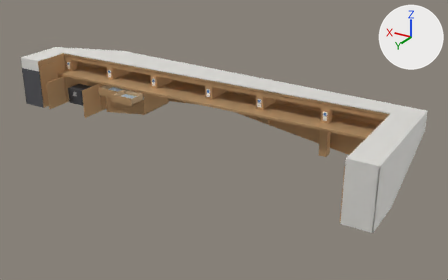
The glTF model reception-desk/model.glb, before and after one commit.
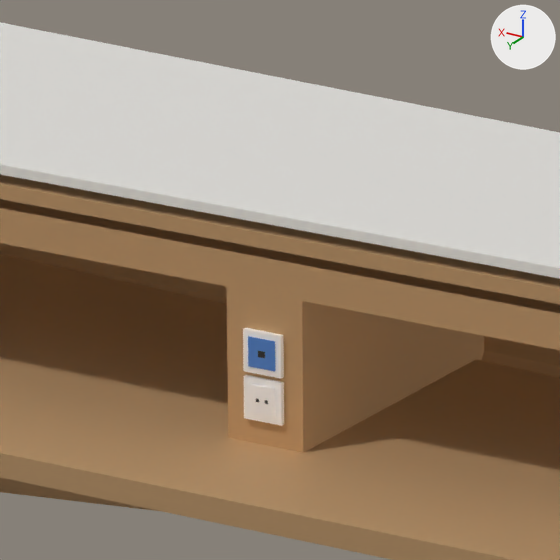
The first picture shows the older version from a 50 mm camera at (1.43, 15.41, 5.45) aimed at (7.86, 4.69, 0.09). The close-ups show the older and then the newer version on the part from 41% to 52% of the width and 22% to 39% of the height of that picture. Only the edits that show in the close-ups are written down. Arrows for +X, +Y and +Z are at upper right; the lights stay in place.

Objects in the first close-up: 'Interior_Lining', 'Second_Top_Desk', 'Socket_Data_Bay3_Frame', 'Socket_Data_Bay3_Insert', 'Socket_Data_Bay3_RJ45', 'Socket_Power_Bay3_Frame', 'Socket_Power_Bay3_Insert', 'Stone_Top_0', 'Wood_Cover_WhiteStone_back', 'Wood_Fascia', 'Wood_Fin_C3'.
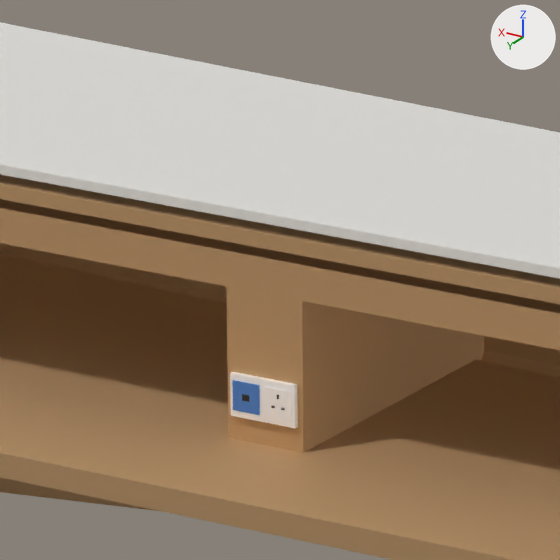
Location of each change, [x1, y1, x2, y2] in pixels of the close-ups (560 x 560 px):
'Socket_Bay3_Frame', added: after [230, 372, 298, 428]
'Socket_Data_Bay3_Frame', deleted: before [243, 328, 284, 379]
'Socket_Power_Bay3_Frame', deleted: before [243, 375, 284, 426]
'Socket_Bay3_Power_Insert', added: after [265, 386, 292, 422]
'Socket_Power_Bay3_Insert', deleted: before [249, 384, 276, 419]
'Socket_Data_Bay3_Insert', deleted (blue): before [248, 336, 275, 372]
'Socket_Bay3_Data_Insert', added (blue): after [232, 380, 260, 415]
'Socket_Bay3_Data_RJ45', added: after [242, 394, 249, 402]
'Socket_Data_Bay3_RJ45', deleted: before [258, 351, 265, 358]

The edits, one by one:
Mesh me_socket_bay3_data_rj45 is new.
It is a box spanning x 8.5925..8.6085, y 4.2035..4.2045, z 0.841..0.854.
It uses material mat_sockethole (dark grey #4f4f4f).
Mesh me_socket_bay3_data_insert is new.
It is a box spanning x 8.5705..8.6305, y 4.202..4.204, z 0.818..0.878.
It uses material mat_socketblue (blue #6ea0e0).
Mesh me_socket_bay3_power_insert is new.
It is a box spanning x 8.4975..8.5575, y 4.202..4.204, z 0.818..0.878.
It uses material mat_socketwhite (white #fbfbfb).
Mesh me_socket_bay3_frame is new.
It is a box spanning x 8.491..8.637, y 4.192..4.202, z 0.805..0.891.
It uses material mat_socketwhite (white #fbfbfb).
Object 'Socket_Power_Bay3_Frame' (ob_socket_power_bay3_frame) is deleted.
Object 'Socket_Power_Bay3_Insert' (ob_socket_power_bay3_insert) is deleted.
Object 'Socket_Data_Bay3_Frame' (ob_socket_data_bay3_frame) is deleted.
Object 'Socket_Data_Bay3_Insert' (ob_socket_data_bay3_insert) is deleted.
Object 'Socket_Data_Bay3_RJ45' (ob_socket_data_bay3_rj45) is deleted.
Object 'Socket_Bay3_Data_RJ45' (ob_socket_bay3_data_rj45) is new; it shows me_socket_bay3_data_rj45.
Its location is (0.0, 0.0, 0.0).
Object 'Socket_Bay3_Data_Insert' (ob_socket_bay3_data_insert) is new; it shows me_socket_bay3_data_insert.
Its location is (0.0, 0.0, 0.0).
Object 'Socket_Bay3_Power_Insert' (ob_socket_bay3_power_insert) is new; it shows me_socket_bay3_power_insert.
Its location is (0.0, 0.0, 0.0).
Object 'Socket_Bay3_Frame' (ob_socket_bay3_frame) is new; it shows me_socket_bay3_frame.
Its location is (0.0, 0.0, 0.0).
